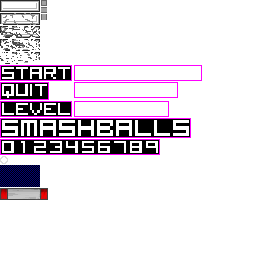
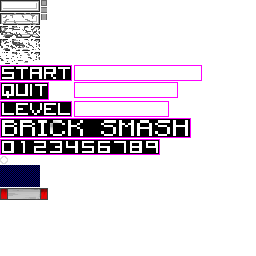
Before/after of a w=256, h=256 layered artwork. What changed in the layer stack:
painted on "Layer" over [left=2, top=120, right=189, bottom=136]
